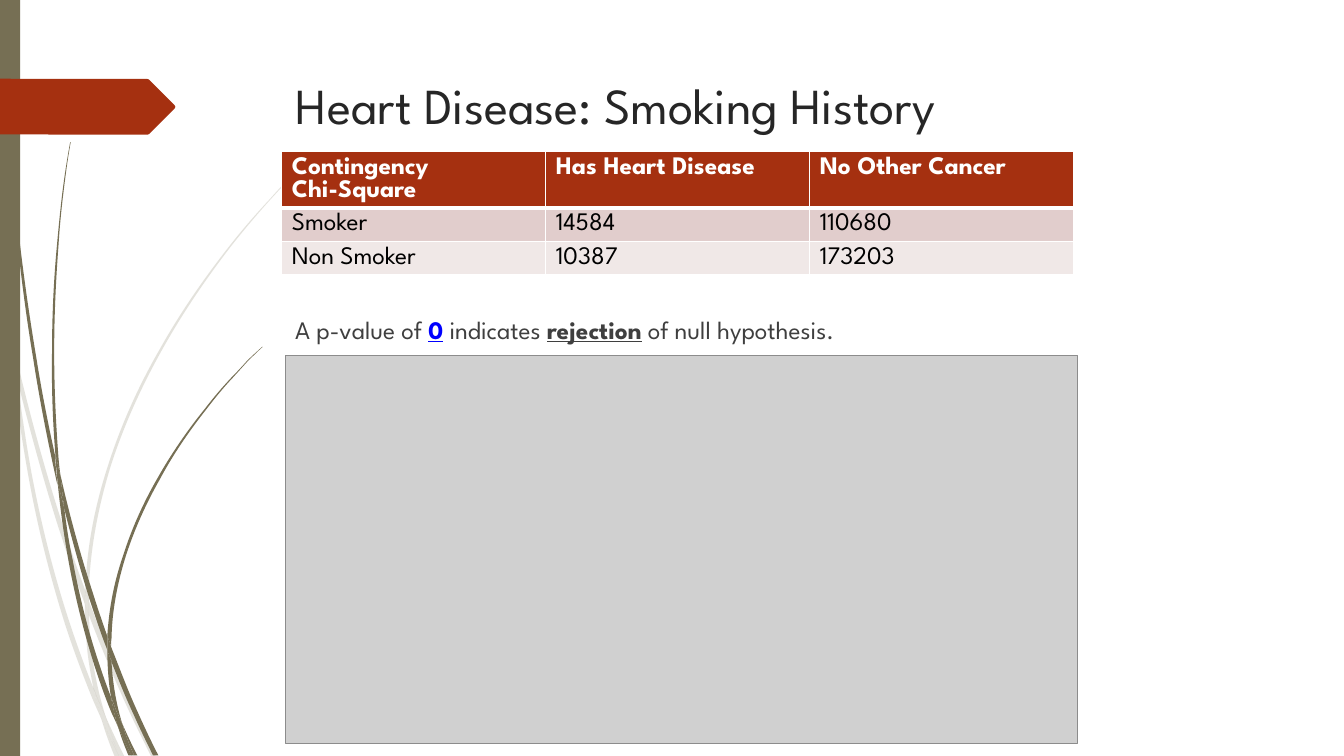
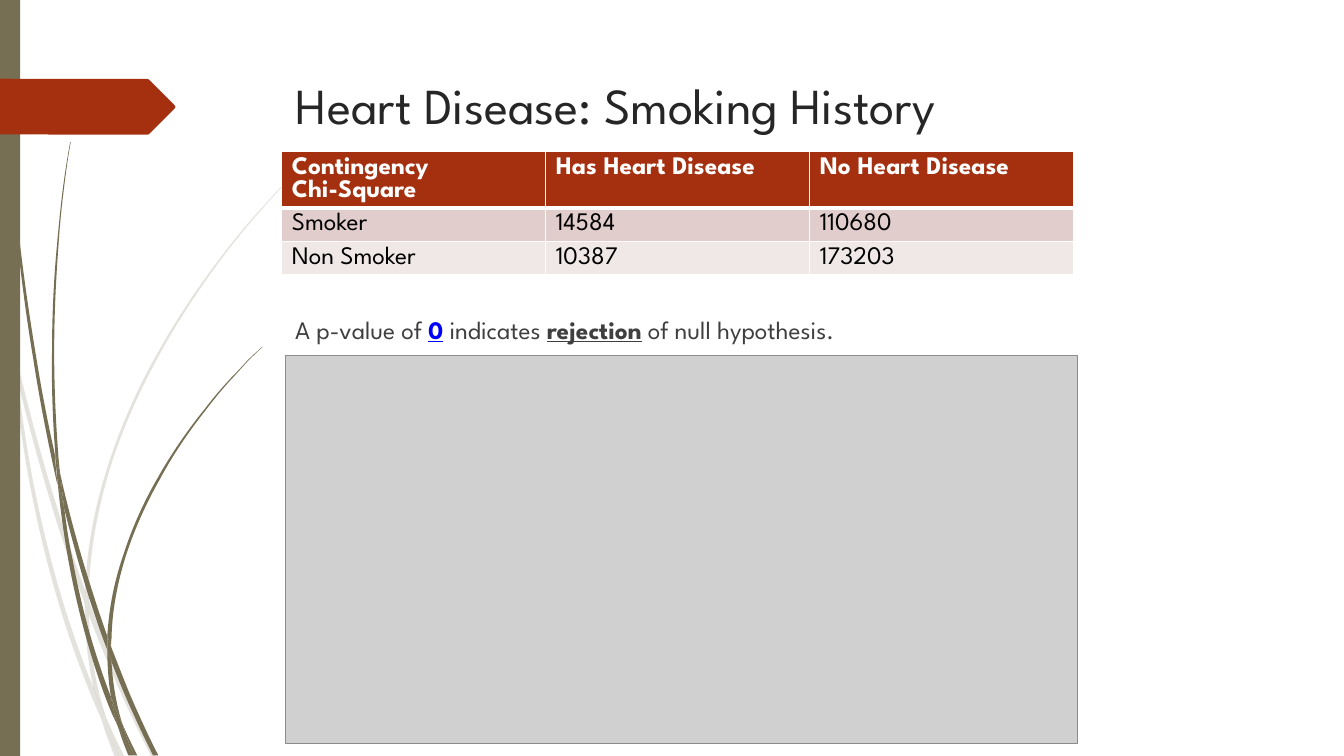
Before and after one commit to jeffrey1008x/Project1Team5, a slide deck: slide 30 of Analysis of Selected Health Issues (Light).pptx (slide 39 before the commit). Drawn at 1344x756 pixels with LibreOffice and Linux fonts; fonts in the diff are those of the drawing; grey boxes stand for pictures; background and template pictures are left out. Boxes give left, top, right and bottom in pixels: in the first picture for what was removed or moved away, otherwise in the second. Text is boxed around its words. In the diff, an @@ line names an element or a change of style, - is before the commit and + after.

```diff
--- a/Analysis of Selected Health Issues (Light).pptx
+++ b/Analysis of Selected Health Issues (Light).pptx
@@ table at <box>282,151,1075,482</box> @@
-row 1, column 3: No Other Cancer
+row 1, column 3: No Heart Disease
```
Also in this commit, not shown: 10 other slides changed, 5 slides added, 14 slides removed, 1 other file.
